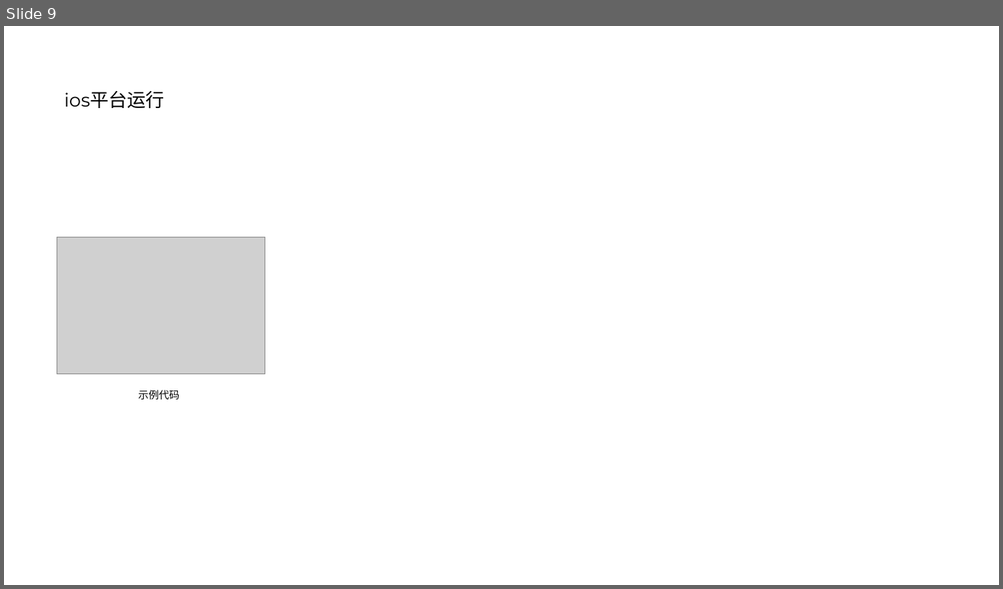
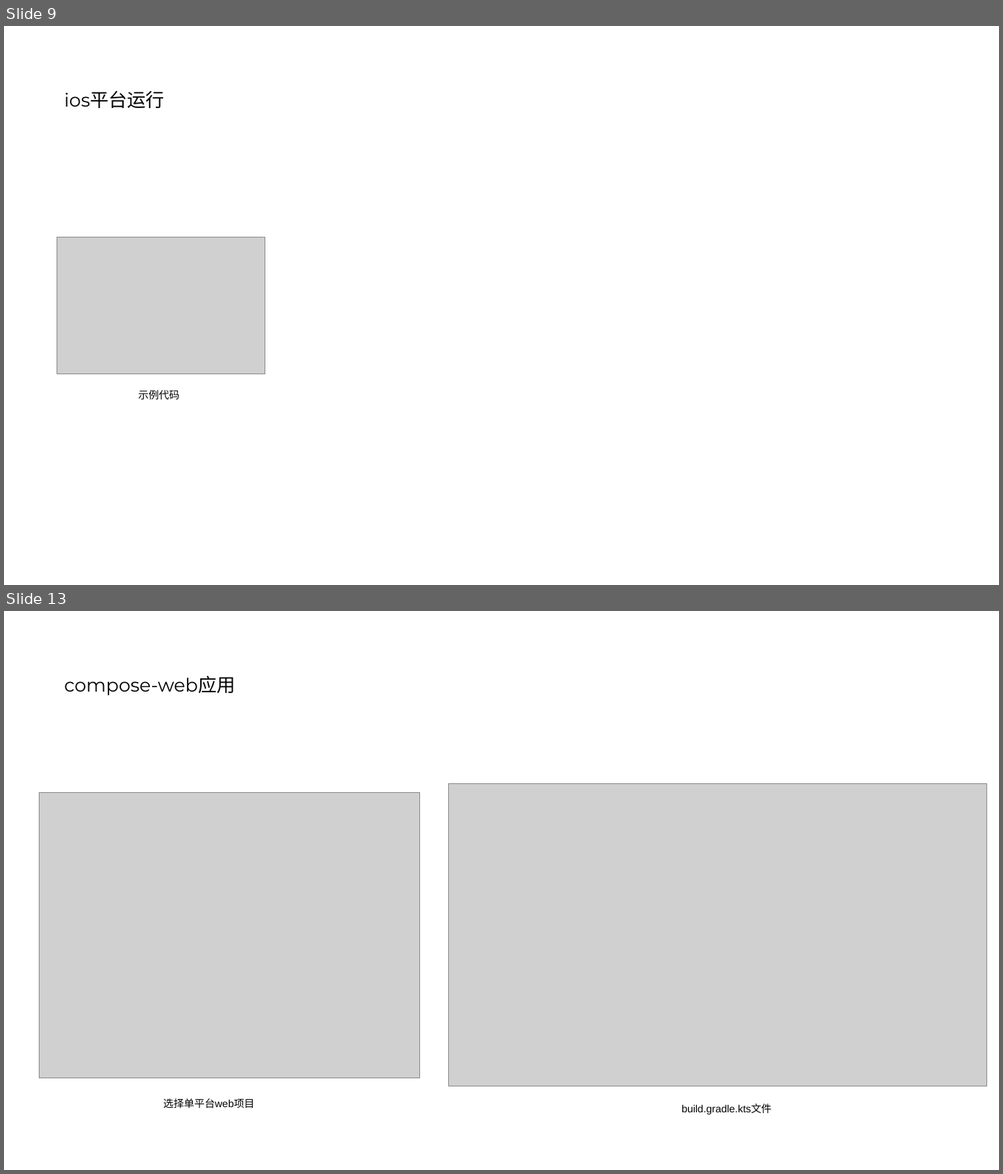
Before and after one commit to nosleepy/multiplatform_app, a slide deck: Kotlin跨平台开发实践.pptx. Shown one above the other, each under a label of ours: slide 9 before the commit, slides 9 and 13 after it; the slides between them are not shown. The pictures are 1003x589 and 1003x1174 pixels, drawn with LibreOffice and Linux fonts; fonts in the diff are those of the drawing; grey boxes stand for pictures. Boxes give left, top, right and bottom in pixels: in the first picture for what was removed or moved away, otherwise in the second. Text is boxed around its words. In the diff, an @@ line names an element or a change of style, - is before the commit and + after.

```diff
--- a/Kotlin跨平台开发实践.pptx
+++ b/Kotlin跨平台开发实践.pptx
@@ slide 13 added at (4, 611, 999, 1170), background #FFFFFF @@
@@ title added at (64, 675, 235, 695), 18 pt, text #000000 @@
+compose-web应用
@@ picture added at (449, 784, 987, 1087) @@
@@ picture added at (39, 792, 420, 1078) @@
@@ text added at (163, 1099, 254, 1108), 10 pt, text #000000 @@
+选择单平台web项目
@@ text added at (681, 1104, 771, 1115), 10 pt, text #000000 @@
+build.gradle.kts文件
```
Also in this commit, not shown: 14 other slides added, 1 other file.
